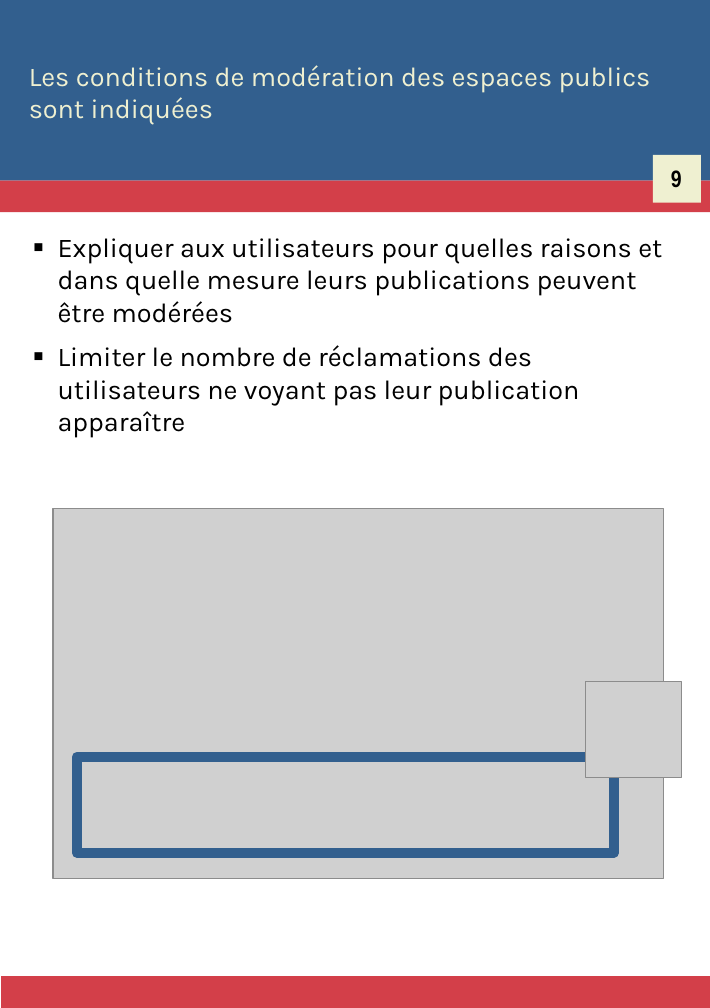
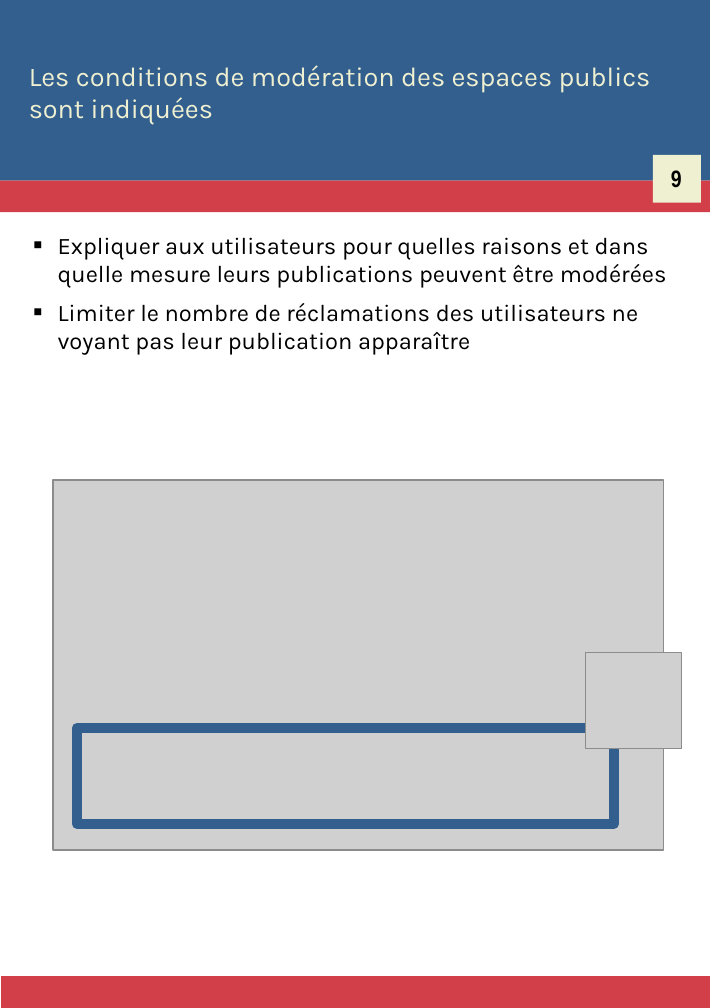
Before and after one commit to Zigazou/bonnes-pratiques-illustrees, a slide deck: slide 12 of bonnes-pratiques.odp. Drawn at 710x1008 pixels with LibreOffice and Linux fonts; fonts in the diff are those of the drawing; grey boxes stand for pictures. Boxes give left, top, right and bottom in pixels: in the first picture for what was removed or moved away, otherwise in the second. Text is boxed around its words. In the diff, an @@ line names an element or a change of style, - is before the commit and + after.

Commit message:
Toutes les BP sont prêtes pour un schéma

```diff
--- a/bonnes-pratiques.odp
+++ b/bonnes-pratiques.odp
@@ text "Expliquer aux utilisateurs pour quelles ..." at bbox=[58, 237, 667, 355]: size 16 to 14 pt @@
@@ 2 pictures, 1 rectangle: place and size @@
-2 pictures, 1 rectangle at bbox=[54, 508, 681, 878]
+2 pictures, 1 rectangle at bbox=[54, 480, 681, 850]
```
Also in this commit, not shown: 60 other slides changed, 180 slides added, 1 slide removed, 14 other files.
